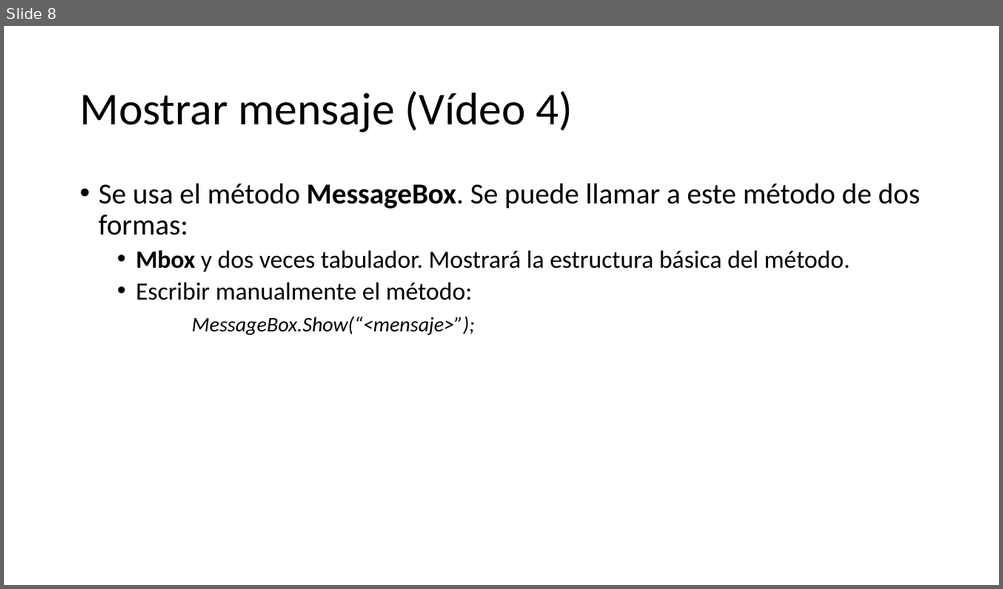
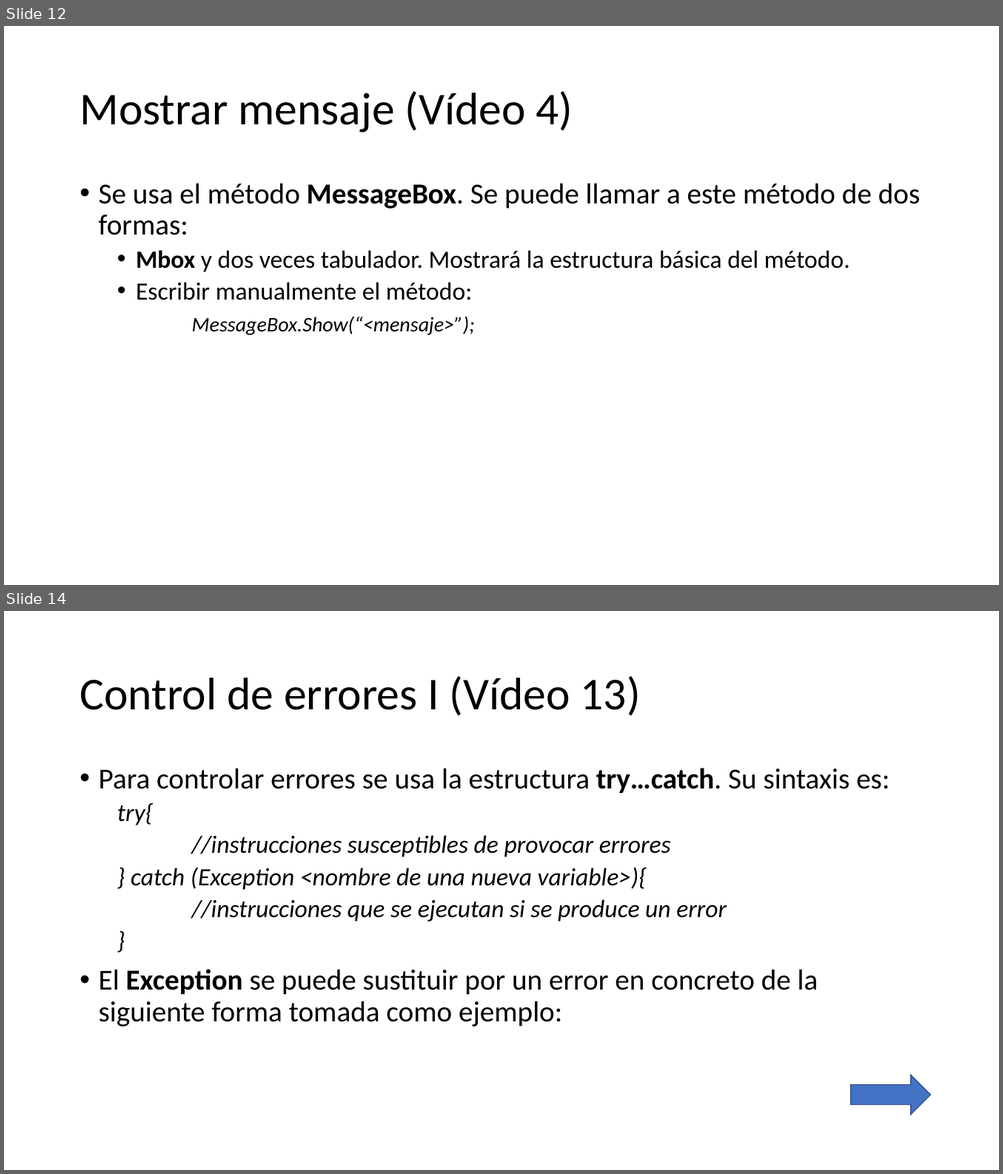
Before and after one commit to Worome/Recetatic, a slide deck: Recetatic/Visual C#.pptx. Shown one above the other, each under a label of ours: slide 8 before the commit, slides 12 and 14 after it; the slides between them are not shown. The pictures are 1003x589 and 1003x1174 pixels, drawn with LibreOffice and Linux fonts; fonts in the diff are those of the drawing. Boxes give left, top, right and bottom in pixels: in the first picture for what was removed or moved away, otherwise in the second. Text is boxed around its words. In the diff, an @@ line names an element or a change of style, - is before the commit and + after.

```diff
--- a/Recetatic/Visual C#.pptx
+++ b/Recetatic/Visual C#.pptx
@@ slide 14 added at (x1=4, y1=611, x2=999, y2=1170), background #FFFFFF @@
@@ title added at (x1=79, y1=676, x2=640, y2=716), 44 pt, text #000000 @@
+Control de errores I (Vídeo 13)
@@ text added at (x1=99, y1=768, x2=889, y2=1027), 28 pt, text #000000 @@
+• Para controlar errores se usa la estructura try…catch. Su sintaxis es:
+  try{
+  //instrucciones susceptibles de provocar errores
+  } catch (Exception <nombre de una nueva variable>){
+  //instrucciones que se ejecutan si se produce un error
+  }
+• El Exception se puede sustituir por un error en concreto de la siguiente forma tomada como ejemplo:
@@ right arrow added at (x1=851, y1=1076, x2=930, y2=1116), fill #4472C4, outline #325491 1 pt @@
@@ what was slide 8 is now slide 12 @@
```
Also in this commit, not shown: 5 slides changed, 18 other slides added, 2 other files.
